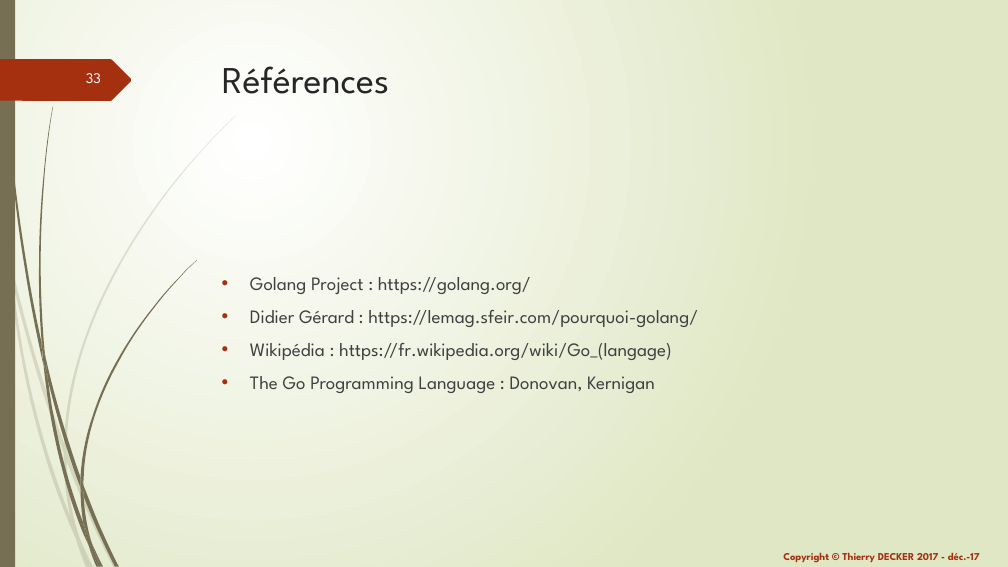
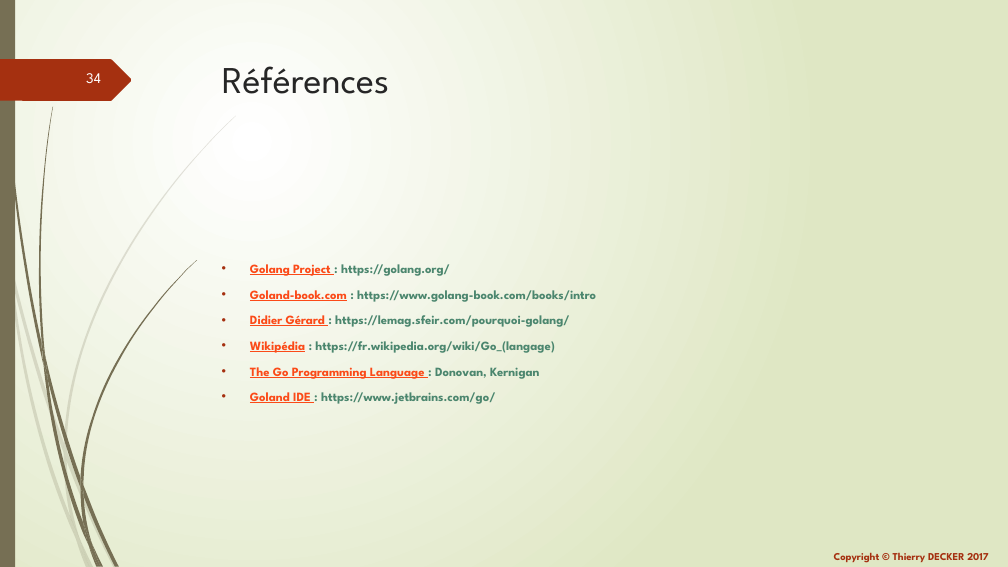
Before and after one commit to thierrydecker/learning-go, a slide deck: slide 34 of documentations/learning-go.pptx (slide 33 before the commit). Drawn at 1008x567 pixels with LibreOffice and Linux fonts; fonts in the diff are those of the drawing. Boxes give left, top, right and bottom in pixels: in the first picture for what was removed or moved away, otherwise in the second. Text is boxed around its words. In the diff, an @@ line names an element or a change of style, - is before the commit and + after.

```diff
--- a/documentations/learning-go.pptx
+++ b/documentations/learning-go.pptx
@@ page number at [86,73,101,83]: text changed @@
-33
+34
@@ text at [250,264,569,379]: size 18 to 12 pt, bold on in "Golang Project : https://golang.org/", "Didier Gérard : https://lemag.sfeir.com/pourquoi-golang/", "Wikipédia : https://fr.wikipedia.org/wiki/Go_(langage)", "The Go Programming Language : Donovan, Kernigan"; text colour #404040 to #FB4A18, underline on in "Golang Project", "Didier Gérard", "Wikipédia", "The Go Programming Language"; text colour #404040 to #4B866E in ": https://golang.org/", ": https://lemag.sfeir.com/pourquoi-golang/", ": https://fr.wikipedia.org/wiki/Go_(langage)", ": Donovan, Kernigan" @@
@@ text at [250,290,596,302]: paragraph added @@
+• Goland-book.com : https://www.golang-book.com/books/intro
@@ text at [250,392,495,404]: paragraph added @@
+• Goland IDE : https://www.jetbrains.com/go/
@@ text at [834,553,988,563]: text changed @@
-Copyright © Thierry DECKER 2017 - déc.-17
+Copyright © Thierry DECKER 2017
```
Also in this commit, not shown: 31 other slides changed, 1 slide added, 2 other files.
